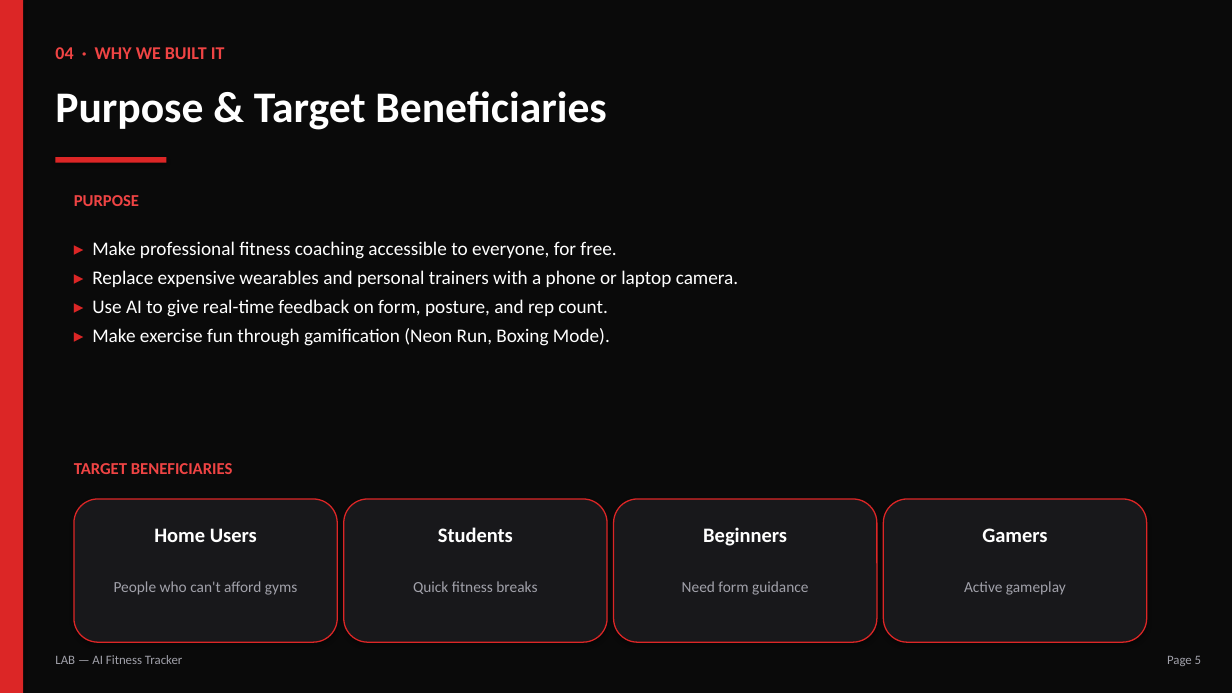
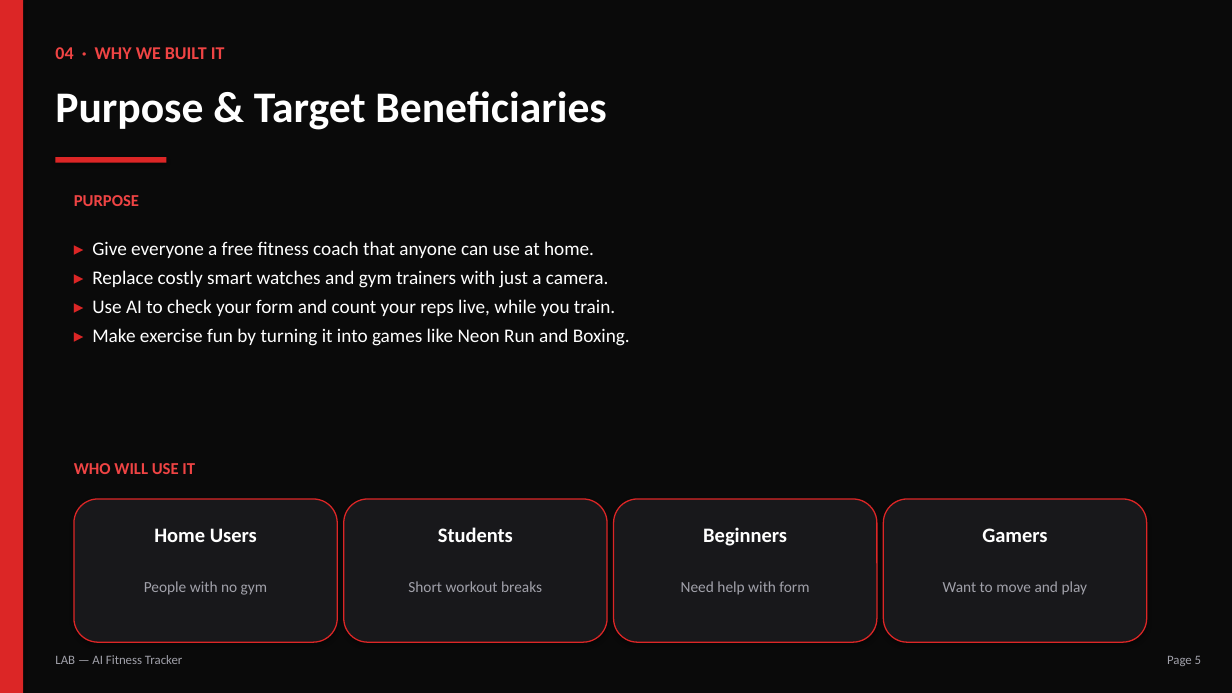
Before and after one commit to nv23158-mohammed-jasim/GRD-PROJECT, a slide deck: slide 5 of attached_assets/LAB_Project_Presentation.pptx. Drawn at 1232x693 pixels with LibreOffice and Linux fonts; fonts in the diff are those of the drawing. Boxes give left, top, right and bottom in pixels: in the first picture for what was removed or moved away, otherwise in the second. Text is boxed around its words. In the diff, an @@ line names an element or a change of style, - is before the commit and + after.

```diff
--- a/attached_assets/LAB_Project_Presentation.pptx
+++ b/attached_assets/LAB_Project_Presentation.pptx
@@ text at (x1=92, y1=241, x2=630, y2=346): text changed @@
-▸ Make professional fitness coaching accessible to everyone, for free.
-▸ Replace expensive wearables and personal trainers with a phone or laptop camera.
-▸ Use AI to give real-time feedback on form, posture, and rep count.
-▸ Make exercise fun through gamification (Neon Run, Boxing Mode).
+▸ Give everyone a free fitness coach that anyone can use at home.
+▸ Replace costly smart watches and gym trainers with just a camera.
+▸ Use AI to check your form and count your reps live, while you train.
+▸ Make exercise fun by turning it into games like Neon Run and Boxing.
@@ text at (x1=74, y1=463, x2=195, y2=474): text changed @@
-TARGET BENEFICIARIES
+WHO WILL USE IT
@@ text at (x1=144, y1=581, x2=267, y2=595): text changed @@
-People who can't afford gyms
+People with no gym
@@ text at (x1=408, y1=581, x2=542, y2=592): text changed @@
-Quick fitness breaks
+Short workout breaks
@@ text at (x1=681, y1=581, x2=809, y2=595): text changed @@
-Need form guidance
+Need help with form
@@ text at (x1=943, y1=581, x2=1088, y2=595): text changed @@
-Active gameplay
+Want to move and play
```
Also in this commit, not shown: 5 other slides changed, 2 other files.
